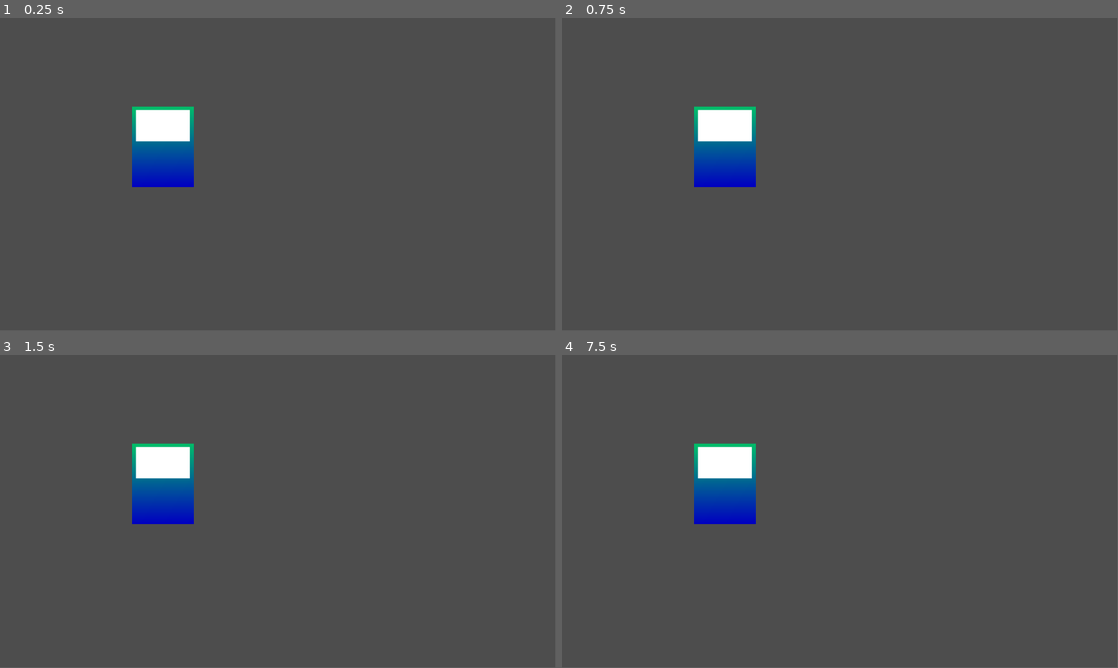
Above: before the commit, frames 1-4 (two rows, left to right).
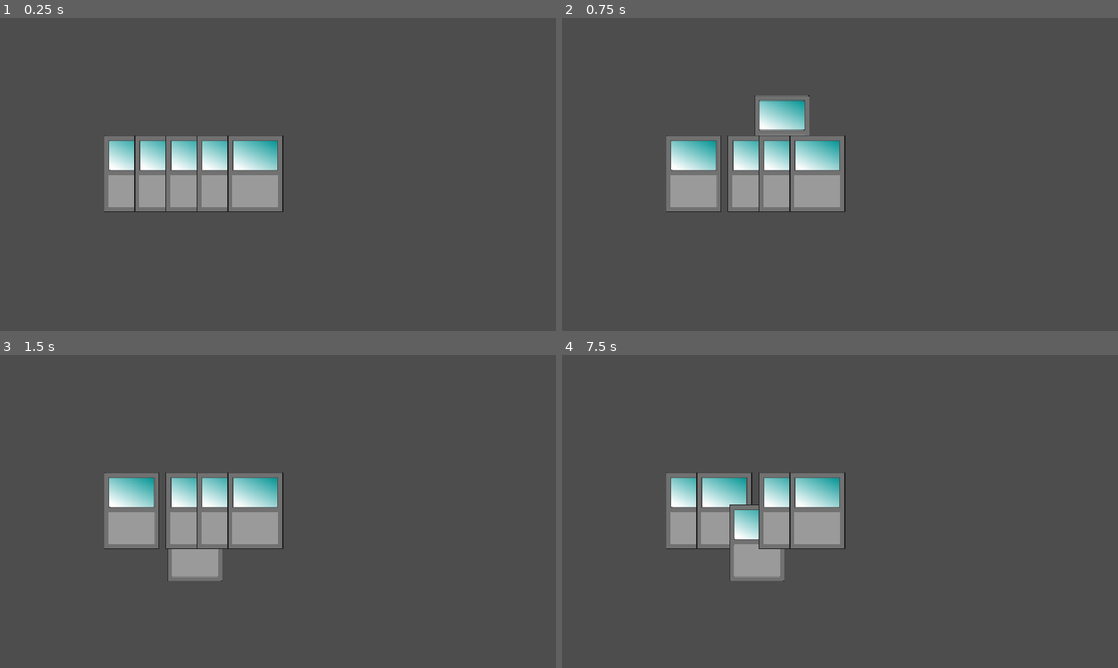
Above: after the commit, the same moments.

Repository: dompetriella/card_engine
Game: Godot game, scene res://scenes/root.tscn
The game is run twice, just before and just after one commit, with the same random seed, the same clock (stepped at 60 frames per second) and the same inputs.
Inputs (mouse positions are in pixels of both pictures, inside the frame that each line leads up to):
- Up to frame 1 (0.25 s): no input
- Up to frame 2 (0.75 s): tap Enter at 0.5 s; drag from (723, 146) to (895, 105) at 0.52 s
- Up to frame 3 (1.5 s): drag from (166, 527) to (250, 574) at 1.27 s
- Up to frame 4 (7.5 s): move the mouse to (895, 442) at 2.02 s; click (895, 442) at 2.17 s; tap Space at 2.75, 4.25, 5.75 s; drag from (812, 574) to (673, 464) at 2.77 s; tap Enter at 3.5, 5 s; move the mouse to (1006, 558) at 3.52 s; click (1006, 558) at 3.67 s; drag from (673, 464) to (756, 433) at 4.27 s; move the mouse to (867, 511) at 5.02 s; click (867, 511) at 5.17 s; drag from (756, 433) to (728, 527) at 5.77 s; move the mouse to (962, 495) at 6.52 s; click (962, 495) at 6.67 s; drag from (728, 527) to (812, 574) at 7.27 s
In our replay, the window is 799x449 before the commit and 800x450 after it. These sizes can differ from the game's own. Grey fills any space a smaller window leaves; there, only what the larger window draws over its background counts as a difference.

The runs differ from the first frame. In frame 1, 8.7% of the frame differs, in the area x 18-51%, y 28-62%; in frame 2, 9.8%, in the area x 18-51%, y 24-62%; in frame 3, 9.7%; in frame 4, 9.7%.

Commit message:
adding card manager logic

Diff:
--- /dev/null
+++ b/global/global_group_names.gd
@@ -0,0 +1,4 @@
+extends Node
+class_name GroupNames
+
+const CARD_MANAGER: String = "CardManager";
--- a/project.godot
+++ b/project.godot
@@ -14,3 +14,22 @@
 run/main_scene="uid://bqtegskyhp3e7"
 config/features=PackedStringArray("4.4", "Forward Plus")
 config/icon="res://assets/sprites/icon.svg"
+
+[autoload]
+
+GlobalGroupNames="*res://global/global_group_names.gd"
+
+[debug]
+
+gdscript/warnings/untyped_declaration=1
+gdscript/warnings/unsafe_property_access=1
+gdscript/warnings/unsafe_method_access=1
+gdscript/warnings/return_value_discarded=1
+
+[display]
+
+window/stretch/mode="canvas_items"
+
+[global_group]
+
+CardManager="This is the main node that handles basic hand management like drawing, playing, and discarding"
--- a/scenes/card/card_node.gd
+++ b/scenes/card/card_node.gd
@@ -1,8 +1,14 @@
 extends Node2D
 class_name CardNode
 
+var id: int = 0;
 
-func _on_card_area_input_event(viewport: Node, event: InputEvent, shape_idx: int) -> void:
-	if (event is InputEventMouseButton):
-		if (event.button_index == MOUSE_BUTTON_LEFT && event.pressed):
-			print(self);
+signal card_focused(card)
+signal card_unfocused(card)
+
+func _on_card_area_mouse_entered() -> void:
+	self.card_focused.emit(self);
+
+
+func _on_card_area_mouse_exited() -> void:
+	self.card_unfocused.emit(self);
--- a/scenes/card/card_node.tscn
+++ b/scenes/card/card_node.tscn
@@ -1,40 +1,35 @@
-[gd_scene load_steps=7 format=3 uid="uid://biy8302fr2vdu"]
+[gd_scene load_steps=6 format=3 uid="uid://biy8302fr2vdu"]
 
 [ext_resource type="Script" uid="uid://b01vv6flc4e00" path="res://scenes/card/card_node.gd" id="1_evwgs"]
-
-[sub_resource type="Gradient" id="Gradient_8c3tf"]
-colors = PackedColorArray(0, 0, 0.756863, 1, 0, 0.74902, 0.415686, 1)
-
-[sub_resource type="GradientTexture2D" id="GradientTexture2D_evwgs"]
-gradient = SubResource("Gradient_8c3tf")
-fill_from = Vector2(0.518349, 1)
-fill_to = Vector2(0.504587, 0)
+[ext_resource type="Texture2D" uid="uid://ccqx43khlq8sa" path="res://assets/sprites/testing/card_bg-sheet.png" id="2_evwgs"]
 
 [sub_resource type="Gradient" id="Gradient_evwgs"]
-colors = PackedColorArray(1, 1, 1, 1, 1, 1, 1, 1)
+colors = PackedColorArray(1, 1, 1, 1, 0, 0.575002, 0.575002, 1)
 
 [sub_resource type="GradientTexture2D" id="GradientTexture2D_h0sjp"]
 gradient = SubResource("Gradient_evwgs")
+fill_from = Vector2(0.215596, 1)
 
 [sub_resource type="RectangleShape2D" id="RectangleShape2D_s42fv"]
-size = Vector2(128, 167)
+size = Vector2(230, 321)
 
 [node name="CardNode" type="Node2D"]
 script = ExtResource("1_evwgs")
 
+[node name="CardImage" type="Sprite2D" parent="."]
+position = Vector2(3.33786e-06, -76.5)
+scale = Vector2(3, 1.98438)
+texture = SubResource("GradientTexture2D_h0sjp")
+
 [node name="BackgroundSprite" type="Sprite2D" parent="."]
 position = Vector2(-1.90735e-06, -0.500004)
-scale = Vector2(2, 2.60938)
-texture = SubResource("GradientTexture2D_evwgs")
-
-[node name="CardImage" type="Sprite2D" parent="."]
-position = Vector2(9.53674e-07, -44.5)
-scale = Vector2(1.75, 1.01563)
-texture = SubResource("GradientTexture2D_h0sjp")
+texture = ExtResource("2_evwgs")
 
 [node name="CardArea" type="Area2D" parent="."]
 
 [node name="CollisionShape2D" type="CollisionShape2D" parent="CardArea"]
+position = Vector2(0, -0.5)
 shape = SubResource("RectangleShape2D_s42fv")
 
-[connection signal="input_event" from="CardArea" to="." method="_on_card_area_input_event"]
+[connection signal="mouse_entered" from="CardArea" to="." method="_on_card_area_mouse_entered"]
+[connection signal="mouse_exited" from="CardArea" to="." method="_on_card_area_mouse_exited"]
--- a/scenes/root.tscn
+++ b/scenes/root.tscn
@@ -1,14 +1,10 @@
-[gd_scene load_steps=3 format=3 uid="uid://bqtegskyhp3e7"]
+[gd_scene load_steps=2 format=3 uid="uid://bqtegskyhp3e7"]
 
 [ext_resource type="Script" uid="uid://bnvid8s1y4wli" path="res://scripts/card_manager.gd" id="1_j5px3"]
-[ext_resource type="PackedScene" uid="uid://biy8302fr2vdu" path="res://scenes/card/card_node.tscn" id="2_twpsu"]
 
 [node name="Main" type="Node"]
 
 [node name="World" type="Node2D" parent="."]
 
-[node name="CardManager" type="Node2D" parent="World"]
+[node name="CardManager" type="Node2D" parent="World" groups=["CardManager"]]
 script = ExtResource("1_j5px3")
-
-[node name="CardNode" parent="World/CardManager" instance=ExtResource("2_twpsu")]
-position = Vector2(338, 268)
--- a/scripts/card_manager.gd
+++ b/scripts/card_manager.gd
@@ -1,2 +1,82 @@
 extends Node2D
 class_name CardManager
+
+const CARD_NODE: PackedScene = preload("uid://biy8302fr2vdu");
+const CARD_WIDTH: float = 64;
+const HAND_Y_OFFSET_MARGIN: float = 128;
+
+@export var draw_amount: int = 5;
+
+var player_hand: Array[CardNode] = []
+var card_being_dragged: CardNode;
+
+func _ready() -> void:
+	draw_starting_hand()
+
+func _process(delta: float) -> void:
+	if (card_being_dragged):
+		var mouse_position: Vector2 = get_global_mouse_position();
+		card_being_dragged.position = mouse_position;
+
+func _input(event: InputEvent) -> void:
+	if event is InputEventMouseButton and event.button_index == MOUSE_BUTTON_LEFT:
+		if event.pressed:
+			# When the mouse button is pressed, check for a card
+			var card: CardNode = raycast_check_for_card()
+			if card:
+				card_being_dragged = card
+		else:
+			# When the mouse button is released
+			if card_being_dragged:
+				card_being_dragged = null
+				update_player_hand_card_positions(); # Reset the dragged card
+
+func raycast_check_for_card() -> CardNode:
+	var space_state: PhysicsDirectSpaceState2D = get_world_2d().direct_space_state;
+	var parameters: PhysicsPointQueryParameters2D = PhysicsPointQueryParameters2D.new();
+	parameters.position = get_global_mouse_position();
+	parameters.collide_with_areas = true;
+	parameters.collision_mask = 1;
+	var result: Array[Dictionary] = space_state.intersect_point(parameters);
+	if (result.size() > 0):
+		var card_node_check = result[0].collider
+		if (card_node_check != null && card_node_check.get_parent() is CardNode):
+			return card_node_check.get_parent();
+
+	return null;
+
+func draw_starting_hand() -> void:
+	for i in draw_amount:
+		draw_card();
+
+func draw_card() -> void:
+	var card_node: CardNode = CARD_NODE.instantiate();
+	card_node.scale = Vector2(0.5, 0.5);
+	card_node.id = randi();
+	player_hand.append(card_node);
+
+	# bind focus events
+	card_node.card_focused.connect(_on_card_is_focused.bind());
+	card_node.card_unfocused.connect(_on_card_is_unfocused.bind());
+
+	self.add_child(card_node);
+	update_player_hand_card_positions();
+
+func update_player_hand_card_positions() -> void:
+	for i in player_hand.size():
+		var new_position = calculate_card_position(i);
+		player_hand[i].global_position = new_position;
+
+func calculate_card_position(index: int) -> Vector2:
+	var total_width: float = (player_hand.size() - 1) * CARD_WIDTH;
+	var viewport: Vector2 = get_viewport().size;
+	var x_center: float = viewport.x / 2;
+	var y_position: float = viewport.y - HAND_Y_OFFSET_MARGIN;
+	var card_x_offset: float = x_center + index * CARD_WIDTH - total_width / 2;
+	return Vector2(card_x_offset, y_position);
+
+func _on_card_is_focused(card: CardNode):
+	print(str(card.id) + " focused");
+
+func _on_card_is_unfocused(card: CardNode):
+	print(str(card.id) + " unfocused");
Binary file added: assets/sprites/testing/card_bg-sheet.png
Not shown, added: assets/sprites/testing/card_bg-sheet.png.import
Not shown, added: global/global_group_names.gd.uid
